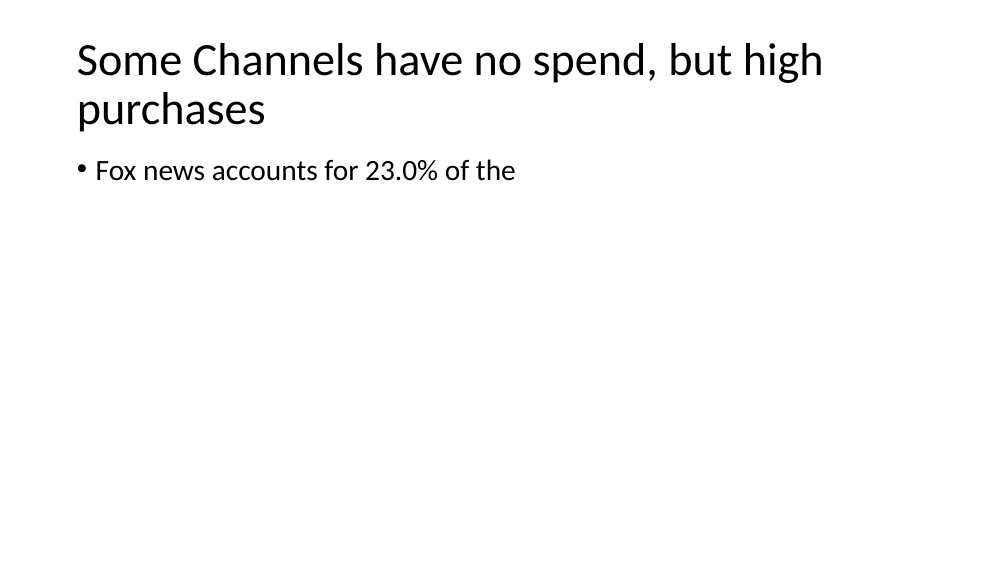
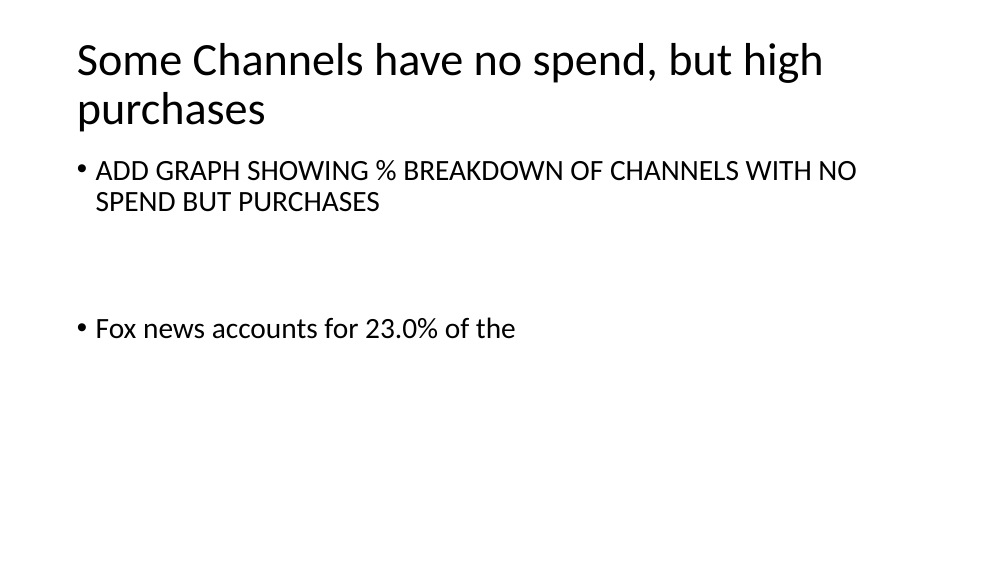
Before and after one commit to papir805/telepulse_ad_campaign_report, a slide deck: slide 17 of companyxyz_presentation.pptx (slide 6 before the commit). Drawn at 1008x567 pixels with LibreOffice and Linux fonts; fonts in the diff are those of the drawing. Boxes give left, top, right and bottom in pixels: in the first picture for what was removed or moved away, otherwise in the second. Text is boxed around its words. In the diff, an @@ line names an element or a change of style, - is before the commit and + after.

```diff
--- a/companyxyz_presentation.pptx
+++ b/companyxyz_presentation.pptx
@@ text at <box>96,161,856,212</box>: paragraph added @@
+• ADD GRAPH SHOWING % BREAKDOWN OF CHANNELS WITH NO SPEND BUT PURCHASES
```
Also in this commit, not shown: 9 other slides changed, 7 slides added, 4 slides removed, 9 other files.
